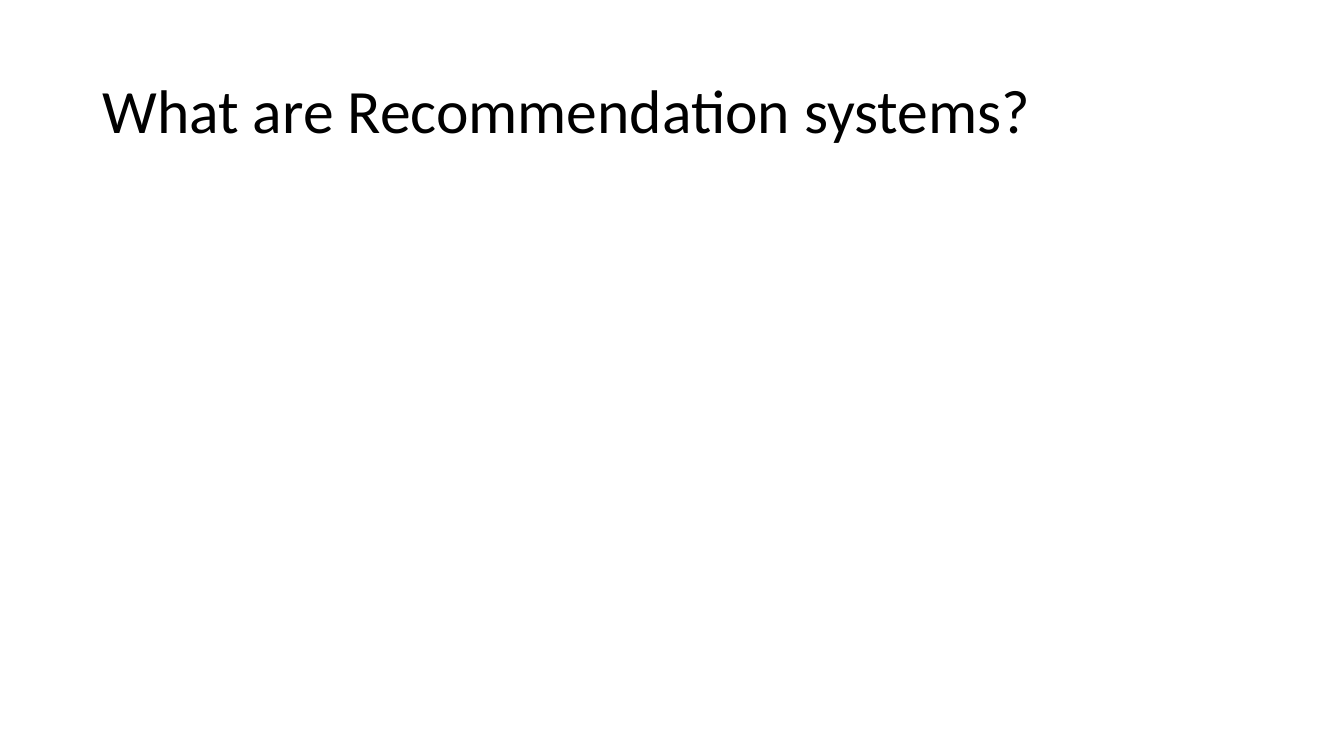
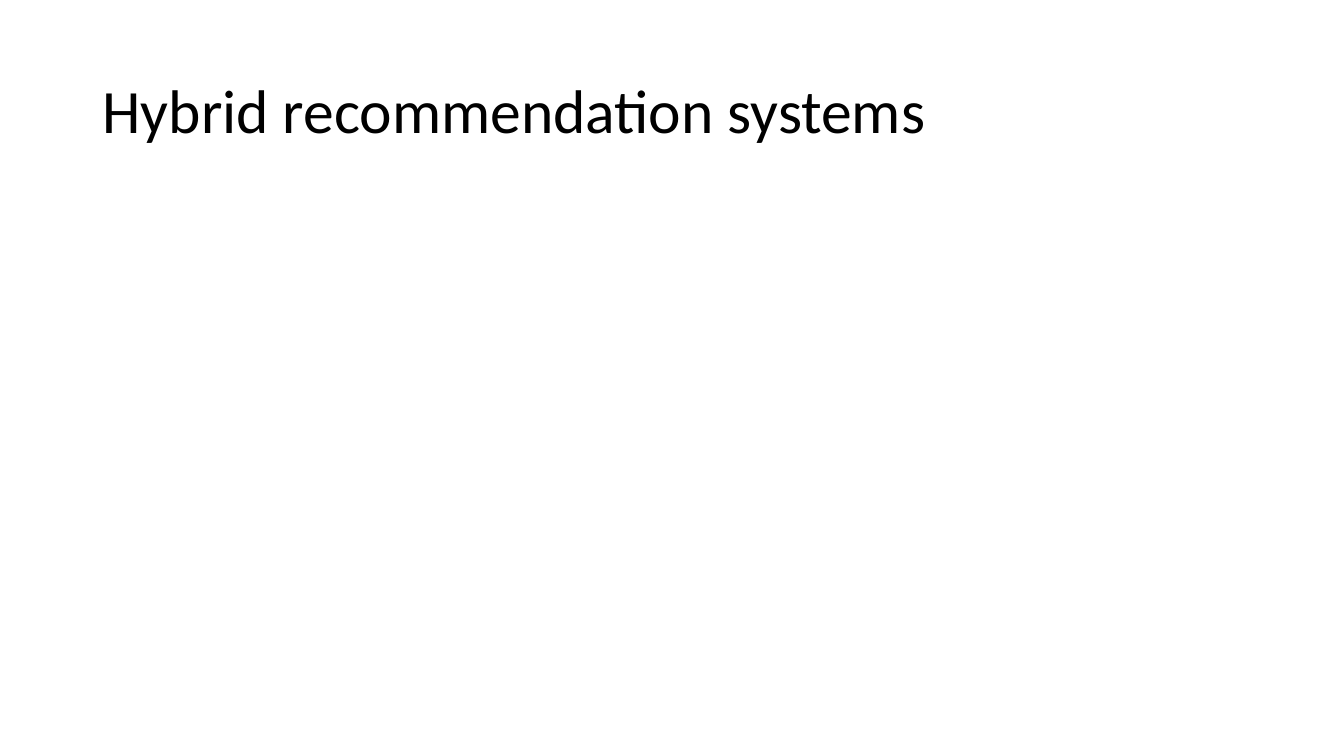
Before and after one commit to Jagadishbapa/Research, a slide deck: slide 16 of ppt ml 10-04-2018.ppt (slide 2 before the commit). Drawn at 1344x756 pixels with LibreOffice and Linux fonts; fonts in the diff are those of the drawing. Boxes give left, top, right and bottom in pixels: in the first picture for what was removed or moved away, otherwise in the second. Text is boxed around its words. In the diff, an @@ line names an element or a change of style, - is before the commit and + after.

Commit message:
ppt

```diff
--- a/ppt ml 10-04-2018.ppt
+++ b/ppt ml 10-04-2018.ppt
@@ title at bbox=[102, 90, 926, 143]: text changed @@
-What are Recommendation systems?
+Hybrid recommendation systems
```
Also in this commit, not shown: 4 other slides changed, 11 slides added, 2 slides removed, 1 other file.
